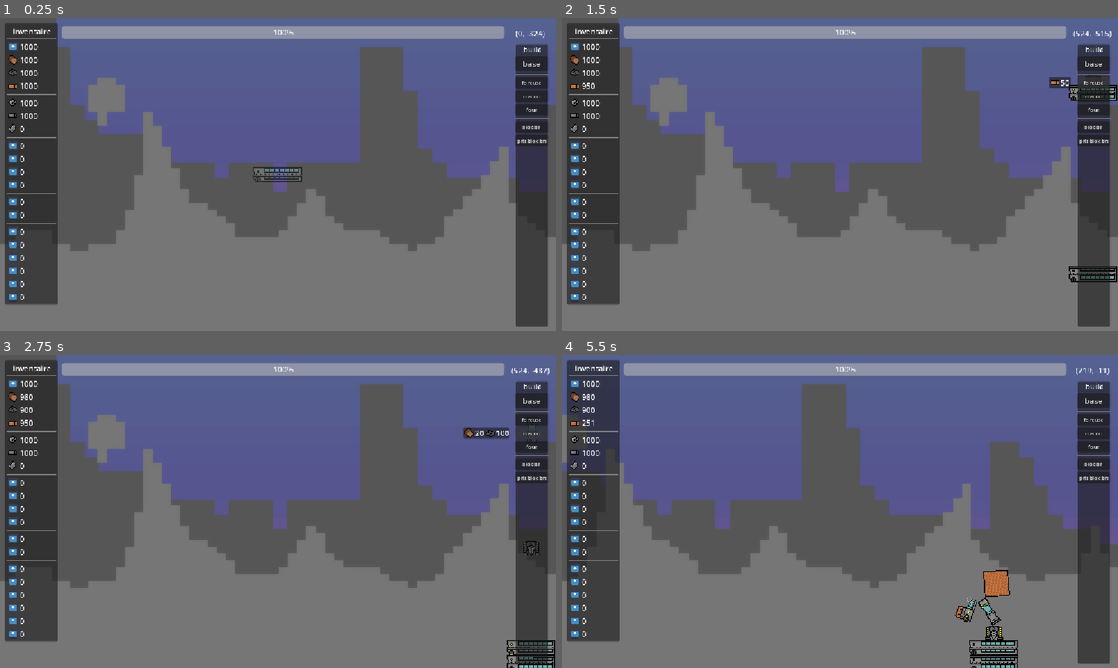
Above: before the commit, frames 1-4 (two rows, left to right).
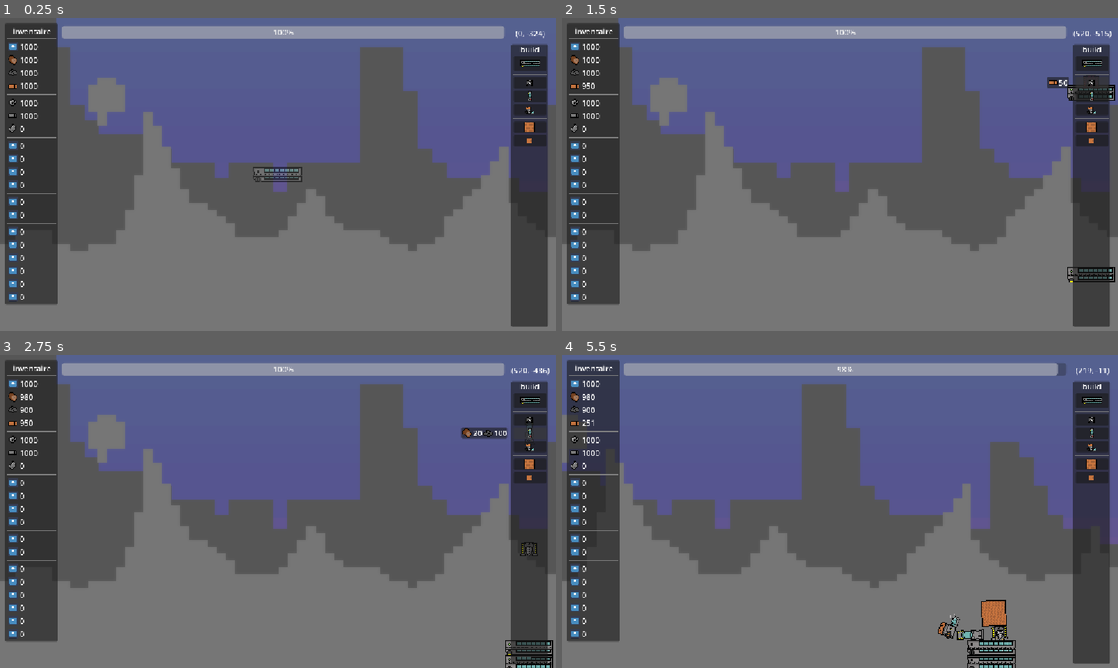
Above: after the commit, the same moments.

Repository: lucasbou-upsider/Indie-jam
Game: Godot game, scene res://scene/world.tscn
Same seed, same stepped clock (60 frames per second), same inputs: the game is played once before the commit and once after it. The engine's default icon, where the game draws it, is replaced by a stand-in: a white triangle on a blue panel in a dark square.
Inputs (mouse positions are in pixels of both pictures, inside the frame that each line leads up to; where the layout moved, square brackets give the same spot in the first picture):
- Up to frame 1 (0.25 s): no input
- Up to frame 2 (1.5 s): click (1090, 64) [1095, 64] at 0.5 s; click (1090, 83) [1095, 83] at 1.25 s
- Up to frame 3 (2.75 s): click (528, 433) [533, 433] at 2 s
- Up to frame 4 (5.5 s): click (1090, 445) [1095, 445] at 2.75 s; click (1090, 464) [1095, 464] at 3.5 s; click (1090, 477) [1095, 477] at 4.25 s; move the mouse to (1095, 661) at 5.02 s; hold D (droite) from 5.03 s (still down); tap 1 (1) at 5.1 s; tap 2 (2) at 5.3 s

The runs differ from the first frame. In frame 1, 1.1% of the frame differs, in the area x 91-99%, y 8-99%; in frame 2, 1.5%; in frame 3, 1.6%; in frame 4, 2.8%, in the area x 49-99%, y 2-100%.

Commit message:
autodestruction avec foreuse

Diff:
--- a/scene/craft/Base.gd
+++ b/scene/craft/Base.gd
@@ -1,6 +1,6 @@
 extends RigidBody2D
 
-var pv: int
+var pv: int = GLOBAL.base_pv
 var is_blueprint := true
 var bodycount := 0
 var mouse_overed := false
@@ -14,6 +14,9 @@
 
 
 func _process(_delta: float) -> void:
+	#pv connecter pour foreuse
+	GLOBAL.base_pv = pv
+
 	# Input
 	if Input.is_action_just_pressed("click gauche"):
 		place_self()
--- a/scene/craft/bloc_brique.gd
+++ b/scene/craft/bloc_brique.gd
@@ -46,6 +46,8 @@
 			GLOBAL.brique += cost/2
 			queue_free()
 		sleeping = false
+	if pv == 0:
+		queue_free()
 
 
 
@@ -78,8 +80,6 @@
 	if !is_blueprint:
 		if area.get_parent().get_parent().name == "kayou_spawn":
 			pv -= 1
-			if pv == 0:
-				queue_free()
 func _on_area_2d_area_exited(_area: Area2D) -> void:
 	#regarder si possible de placer
 	if is_blueprint:
--- a/scene/craft/foreuse.gd
+++ b/scene/craft/foreuse.gd
@@ -59,6 +59,9 @@
 	elif is_blueprint == false:
 		collision_polygon_2d.disabled = false
 		if ray_cast_2d.is_colliding():
+			print(ray_cast_2d.get_collider())
+			if ray_cast_2d.get_collider().get("pv"):
+				ray_cast_2d.get_collider().pv -= 1
 			ray_cast_2d.enabled = false
 			sprite_2d.play("new_animation")
 			timer.start()
--- a/scene/craft/fourneau.gd
+++ b/scene/craft/fourneau.gd
@@ -49,7 +49,8 @@
 			GLOBAL.brique += cost/2
 			queue_free()
 		sleeping = false
-
+	if pv == 0:
+		queue_free()
 
 
 	#regarde si l'objet est en blueprint ou pas
@@ -95,8 +96,6 @@
 	if !is_blueprint:
 		if area.get_parent().get_parent().name == "kayou_spawn":
 			pv -= 1
-			if pv == 0:
-				queue_free()
 func _on_clearance_area_area_exited(_area: Area2D) -> void:
 	#regarder si possible de placer
 	if is_blueprint:
--- a/scene/craft/macon.gd
+++ b/scene/craft/macon.gd
@@ -52,6 +52,8 @@
 			GLOBAL.bois += cost2/2
 			queue_free()
 		sleeping = false
+	if pv == 0:
+		queue_free()
 
 
 	# blueprint
@@ -87,8 +89,6 @@
 		print(area.get_parent().get_parent().name)
 		if area.get_parent().get_parent().name == "kayou_spawn":
 			pv -= 1
-			if pv == 0:
-				queue_free()
 	#regarder si possible de placer
 	if is_blueprint :
 		bodycount += 1
--- a/scene/world.tscn
+++ b/scene/world.tscn
@@ -10,6 +10,11 @@
 [ext_resource type="Shader" uid="uid://nype5xorkfev" path="res://blur.gdshader" id="5_yur6x"]
 [ext_resource type="Texture2D" uid="uid://dogd8ac5sp5uc" path="res://sprite/New_Piskel_11.png" id="6_0tg4p"]
 [ext_resource type="Script" uid="uid://cghki5sqkqt7b" path="res://scene/button_objet.gd" id="7_7ghph"]
+[ext_resource type="Texture2D" uid="uid://c57tr2fctforg" path="res://sprite/New_Piskel_1.png" id="7_na5tu"]
+[ext_resource type="Texture2D" uid="uid://polkeaxavfg8" path="res://sprite/New_Piskel_3.png" id="10_f345f"]
+[ext_resource type="Texture2D" uid="uid://bd17odswb1m3x" path="res://sprite/New_Piskel_7.png" id="11_bqa5m"]
+[ext_resource type="Texture2D" uid="uid://blxlosgehlidk" path="res://sprite/New_Piskel_5.png" id="12_a0bac"]
+[ext_resource type="Texture2D" uid="uid://cx4h8aowcjt6a" path="res://sprite/New_Piskel_10.png" id="13_tmyho"]
 
 [sub_resource type="ShaderMaterial" id="ShaderMaterial_yur6x"]
 shader = ExtResource("5_yur6x")
@@ -112,29 +117,34 @@
 horizontal_alignment = 1
 
 [node name="Panel_construction" type="Panel" parent="Interface" unique_id=854815581]
-offset_left = 1069.0
+offset_left = 1059.0826
 offset_top = 55.0
 offset_right = 1136.0
 offset_bottom = 639.0
 
 [node name="Label2" type="Label" parent="Interface/Panel_construction" unique_id=298868717]
 layout_mode = 0
-offset_left = 15.0
-offset_top = -2.0
-offset_right = 94.0
-offset_bottom = 21.0
+offset_left = 19.240967
+offset_top = -1.6144562
+offset_right = 98.24097
+offset_bottom = 21.385544
 text = "build"
 
 [node name="VBoxContainer" type="VBoxContainer" parent="Interface/Panel_construction" unique_id=1813219988]
 layout_mode = 0
-offset_left = -1.2770996
-offset_top = 23.812935
-offset_right = 66.7229
-offset_bottom = 619.8129
+offset_left = 4.5059814
+offset_top = 24.198479
+offset_right = 72.50598
+offset_bottom = 620.1985
 
 [node name="Button_base" type="Button" parent="Interface/Panel_construction/VBoxContainer" unique_id=139180536]
 layout_mode = 2
-text = "base"
+text = " "
+
+[node name="Sprite2D" type="Sprite2D" parent="Interface/Panel_construction/VBoxContainer/Button_base" unique_id=427841801]
+position = Vector2(34.214233, 29.379677)
+scale = Vector2(0.41, 0.41)
+texture = ExtResource("7_na5tu")
 
 [node name="HSeparator" type="HSeparator" parent="Interface/Panel_construction/VBoxContainer" unique_id=2141390701]
 layout_mode = 2
@@ -142,7 +152,7 @@
 [node name="Button_foreuse" type="Button" parent="Interface/Panel_construction/VBoxContainer" unique_id=1474403478]
 layout_mode = 2
 theme_override_font_sizes/font_size = 11
-text = "foreuse"
+text = " "
 script = ExtResource("7_7ghph")
 
 [node name="panel_info" type="Panel" parent="Interface/Panel_construction/VBoxContainer/Button_foreuse" unique_id=907432009]
@@ -170,10 +180,17 @@
 bbcode_enabled = true
 text = "50"
 
+[node name="Sprite2D" type="Sprite2D" parent="Interface/Panel_construction/VBoxContainer/Button_foreuse" unique_id=763849505]
+position = Vector2(33.5614, 12.839867)
+scale = Vector2(0.41, 0.41)
+texture = ExtResource("10_f345f")
+region_enabled = true
+region_rect = Rect2(131.75711, 165.18965, 52.592102, 56.348694)
+
 [node name="Button_macon" type="Button" parent="Interface/Panel_construction/VBoxContainer" unique_id=1279974408]
 layout_mode = 2
 theme_override_font_sizes/font_size = 11
-text = "macon"
+text = " "
 script = ExtResource("7_7ghph")
 
 [node name="panel_info2" type="Panel" parent="Interface/Panel_construction/VBoxContainer/Button_macon" unique_id=501244171]
@@ -218,10 +235,17 @@
 bbcode_enabled = true
 text = "100"
 
+[node name="Sprite2D" type="Sprite2D" parent="Interface/Panel_construction/VBoxContainer/Button_macon" unique_id=750842504]
+position = Vector2(34.23706, 12.434471)
+scale = Vector2(0.36, 0.36)
+texture = ExtResource("11_bqa5m")
+region_enabled = true
+region_rect = Rect2(440.5479, 154.67122, 40.84735, 67.14342)
+
 [node name="Button_four" type="Button" parent="Interface/Panel_construction/VBoxContainer" unique_id=1625611913]
 layout_mode = 2
 theme_override_font_sizes/font_size = 11
-text = "four"
+text = " "
 script = ExtResource("7_7ghph")
 
 [node name="panel_info3" type="Panel" parent="Interface/Panel_construction/VBoxContainer/Button_four" unique_id=1203119699]
@@ -249,13 +273,20 @@
 bbcode_enabled = true
 text = "200"
 
+[node name="Sprite2D" type="Sprite2D" parent="Interface/Panel_construction/VBoxContainer/Button_four" unique_id=1053197035]
+position = Vector2(31.187256, 11.257103)
+scale = Vector2(0.41, 0.41)
+texture = ExtResource("12_a0bac")
+region_enabled = true
+region_rect = Rect2(131.75711, 165.18965, 52.592102, 56.348694)
+
 [node name="HSeparator2" type="HSeparator" parent="Interface/Panel_construction/VBoxContainer" unique_id=1504828169]
 layout_mode = 2
 
 [node name="Button_bloc_cuivre" type="Button" parent="Interface/Panel_construction/VBoxContainer" unique_id=1305983379]
 layout_mode = 2
 theme_override_font_sizes/font_size = 11
-text = "bloc bri"
+text = " "
 script = ExtResource("7_7ghph")
 
 [node name="panel_info3" type="Panel" parent="Interface/Panel_construction/VBoxContainer/Button_bloc_cuivre" unique_id=2023215182]
@@ -283,10 +314,17 @@
 bbcode_enabled = true
 text = "500"
 
+[node name="Sprite2D" type="Sprite2D" parent="Interface/Panel_construction/VBoxContainer/Button_bloc_cuivre" unique_id=1392980220]
+position = Vector2(33.034668, 11.786537)
+scale = Vector2(0.41, 0.41)
+texture = ExtResource("13_tmyho")
+region_enabled = true
+region_rect = Rect2(7.789978, 132.88307, 70.10956, 65.36447)
+
 [node name="Button_piti_bloc_cuivre2" type="Button" parent="Interface/Panel_construction/VBoxContainer" unique_id=987157448]
 layout_mode = 2
 theme_override_font_sizes/font_size = 11
-text = "piti bloc bri"
+text = " "
 script = ExtResource("7_7ghph")
 
 [node name="panel_info3" type="Panel" parent="Interface/Panel_construction/VBoxContainer/Button_piti_bloc_cuivre2" unique_id=1863883776]
@@ -313,6 +351,13 @@
 offset_bottom = 39.72313
 bbcode_enabled = true
 text = "300"
+
+[node name="Sprite2D" type="Sprite2D" parent="Interface/Panel_construction/VBoxContainer/Button_piti_bloc_cuivre2" unique_id=786532953]
+position = Vector2(33.297974, 13.103218)
+scale = Vector2(0.41, 0.41)
+texture = ExtResource("13_tmyho")
+region_enabled = true
+region_rect = Rect2(-3.4797668, -4.607727, 70.10956, 65.36447)
 
 [node name="Panel_inventaire" type="Panel" parent="Interface" unique_id=255062353]
 offset_left = 10.0
